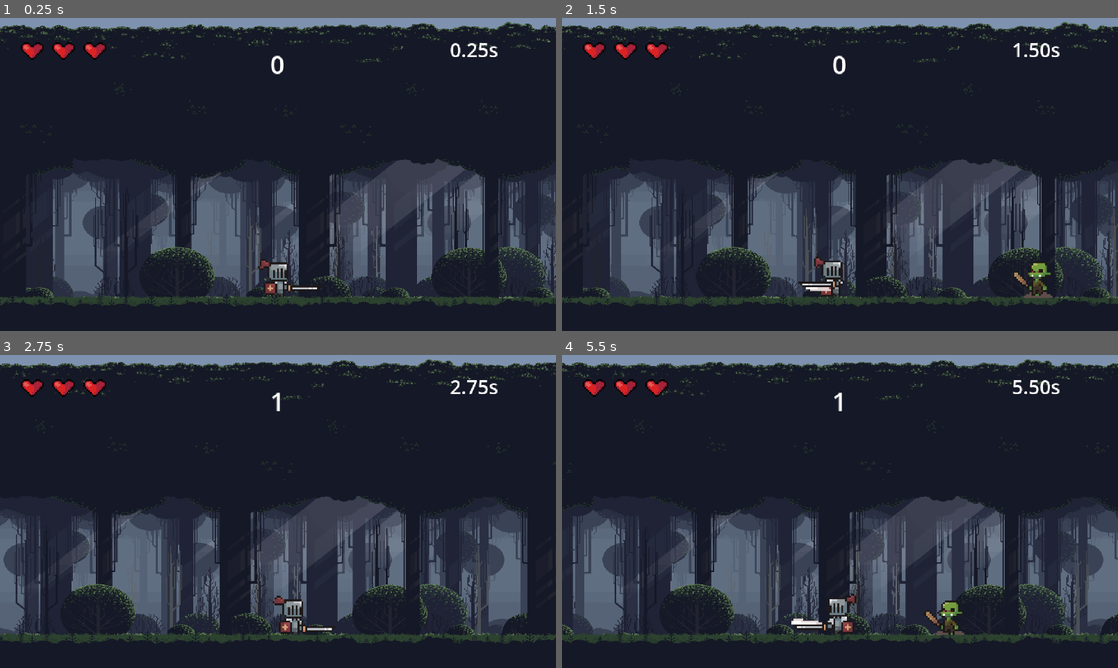
Above: before the commit, frames 1-4 (two rows, left to right).
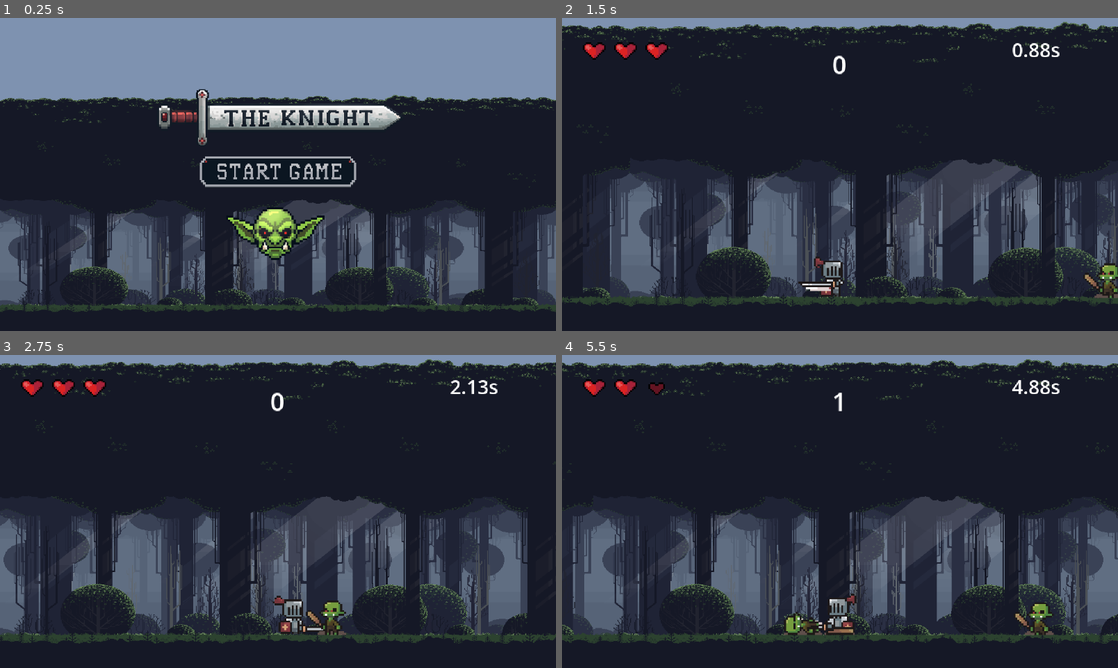
Above: after the commit, the same moments.

Repository: Weililuo/game-mvp
Game: Godot game, scene res://start_menu.tscn
Two runs of this game, one before a commit and one after it. Both use one fixed random seed, a clock stepped at 60 frames per second and the inputs below. Before the commit the project starts from res://background.tscn.
Inputs (mouse positions are in pixels of both pictures, inside the frame that each line leads up to):
- Up to frame 1 (0.25 s): no input
- Up to frame 2 (1.5 s): click (840, 174) at 0.52 s; hold D (move_right) from 1.28 s (still down); tap J (attack_1) at 1.35 s
- Up to frame 3 (2.75 s): keep holding D (move_right); tap Z (attack_2) at 2.1 s
- Up to frame 4 (5.5 s): release D (move_right) at 2.78 s; hold A (move_left) 2.78-3.53 s; tap one key every 0.75 s from 2.85 s: L (dash) U (shield) J (attack_1) Z (attack_2); hold D (move_right) 3.53-5.03 s; hold A (move_left) from 5.03 s (still down)

The runs differ from the first frame. In frame 1, 54% of the frame differs, in the area x 0-100%, y 1-94%; in frame 2, 0.9%; in frame 3, 0.6%; in frame 4, 1.4%.

Commit message:
Modification

Diff:
--- a/background.tscn
+++ b/background.tscn
@@ -2,10 +2,11 @@
 
 [ext_resource type="PackedScene" uid="uid://btu246jj4p0b0" path="res://knight.tscn" id="1_player_scn"]
 [ext_resource type="PackedScene" uid="uid://cyxwd6k5eq82c" path="res://enemies/Enemy.tscn" id="2_enemy_scn"]
-[ext_resource type="Texture2D" uid="uid://cnegjxd3c8g3c" path="res://Background.png" id="3_bg_tex"]
+[ext_resource type="Texture2D" uid="uid://bkccty7tfs8cx" path="res://Background.png" id="3_bg_tex"]
 [ext_resource type="PackedScene" uid="uid://hxst3r14xmpk" path="res://spawner.tscn" id="4_bpugw"]
-[ext_resource type="Script" uid="uid://dlubxp6ruf5nj" path="res://ui.gd" id="4_splo0"]
-[ext_resource type="Script" uid="uid://btfft4tvv5b8y" path="res://spawner.gd" id="5_gjjrj"]
+[ext_resource type="Script" uid="uid://dxl01i67rll3n" path="res://ui.gd" id="4_splo0"]
+[ext_resource type="Script" uid="uid://bb2k22nb86d50" path="res://spawner.gd" id="5_gjjrj"]
+[ext_resource type="PackedScene" uid="uid://cw7l3q2ftnj7r" path="res://over_menu.tscn" id="6_gjjrj"]
 
 [sub_resource type="RectangleShape2D" id="GroundShape_Main"]
 size = Vector2(1000, 40)
@@ -54,6 +55,8 @@
 [node name="Spawner" parent="." unique_id=340626153 instance=ExtResource("4_bpugw")]
 script = ExtResource("5_gjjrj")
 
+[node name="OverMenu" parent="." unique_id=1315820816 instance=ExtResource("6_gjjrj")]
+
 [node name="UI" type="CanvasLayer" parent="." unique_id=387976260]
 script = ExtResource("4_splo0")
 
@@ -81,3 +84,5 @@
 text = "0"
 horizontal_alignment = 1
 vertical_alignment = 1
+
+[connection signal="died" from="Player" to="OverMenu" method="_on_player_died"]
--- a/project.godot
+++ b/project.godot
@@ -11,7 +11,7 @@
 [application]
 
 config/name="主角"
-run/main_scene="uid://djkh8gy0gnq4q"
+run/main_scene="uid://c7lri2o5lfgem"
 config/features=PackedStringArray("4.7", "Mobile")
 config/icon="res://icon.svg"
 
